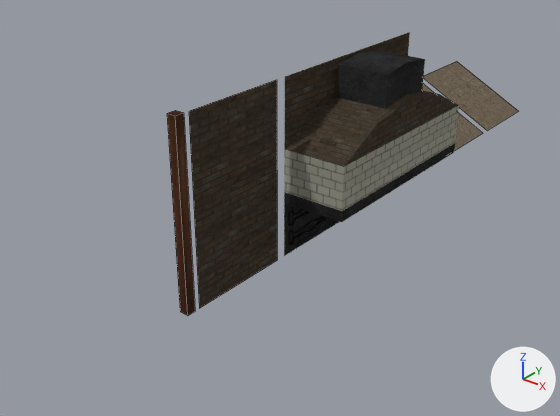
A saved change to the Blender file Docs/Blends/AssetsCozinha.blend.
Both versions are drawn from a 50 mm lens placed at (7.65, -7.78, 7.42), pointed at (-1.79, 4.02, 0.1). The lights are fixed; the arrows at lower right show +X, +Y and +Z. The older version comes first. Mesh edges are drawn as thin lines on the coarser meshes.

The first picture shows 'fogao', 'paredeCozinha', 'pilarCozinha', 'tetoIclinado', 'tetoLateralCozinha'.
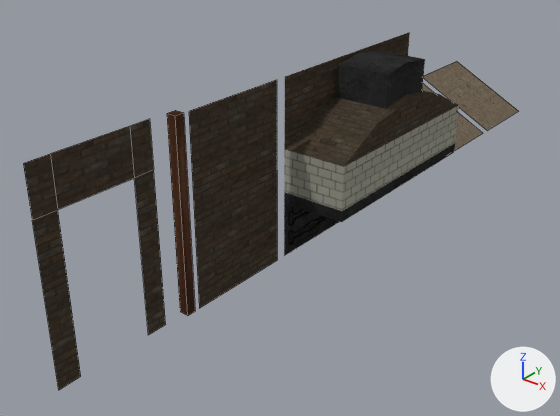
Boxes [x1, y1, x2, y2] around the edits, measured in the pictures (560 x 416 px):
'paredeCozinhaPorta', added
    after: [23, 119, 166, 390]

What changed in the scene script:
```text
Add me_paredecozinha_001:
    me_paredecozinha_001.from_pydata(...)  # 12 vertices, 5 faces; spans x 0.0, y -2.17..0.0, z 0.0..3.62
    me_paredecozinha_001.polygons.foreach_set('use_smooth', [True] * 5)
    me_paredecozinha_001.materials.append(mat_material_003)  # picture img_atlascozinha_png
Add ob_paredecozinhaporta:
    ob_paredecozinhaporta = bpy.data.objects.new('paredeCozinhaPorta', me_paredecozinha_001)
    ob_paredecozinhaporta.location = (-0.62, -0.5, 0.0)
```
